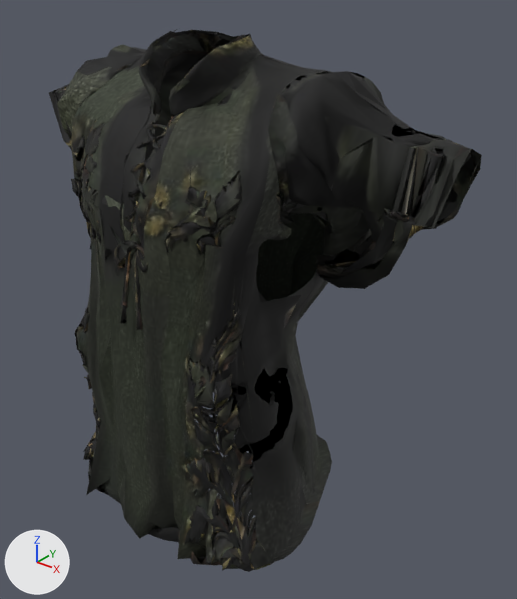
One commit to the glTF model game/assets/3ditems/medieval_tunic_game.glb: the scene before it, then after it.
The view is the same before and after, from a 50 mm lens placed at (0.404, -0.429, 0.932), pointed at (0.037, 0.03, 0.647). Every picture has the same lights, and +X, +Y and +Z are marked at lower left. The picture after the commit comes second. Vertices at exactly the same position are counted once.

The scene before the commit, as lines of its bpy script (objects in view):
```python
me_meshes_0__002 = bpy.data.meshes.new('meshes[0].002')
me_meshes_0__002.from_pydata(...)  # 9420 vertices, 13397 faces; spans x -0.221..0.219, y -0.111..0.116, z 0.428..0.876
me_meshes_0__002.materials.append(mat_tunic_mat)
ob_tunic = bpy.data.objects.new('tunic', me_meshes_0__002)
ob_tunic.location = (0.0, 0.0, 0.0)
```
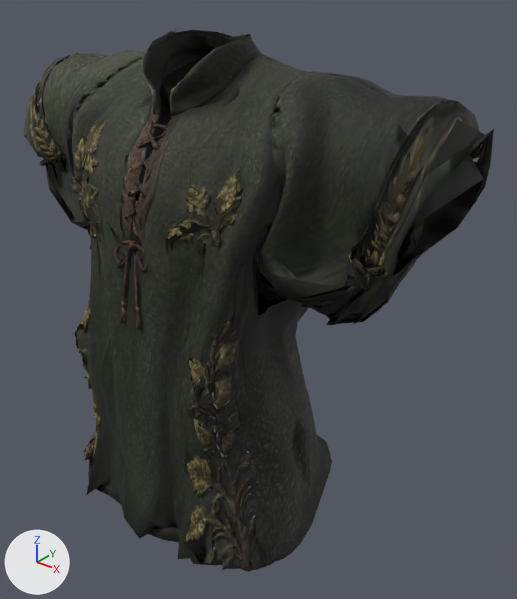
Where the change shows, as pixel boxes (x1, y1, x2, y2) in the pictures (517 x 599 px; the box of a moved part takes in the faces that stretch with it):
```json
{"object": "tunic", "change": "reshaped", "before": [49, 30, 482, 572], "after": [24, 30, 494, 572], "on screen": "9% wider"}
{"part": 1, "of": "me_meshes_0__002", "change": "moved or reshaped", "before": [49, 32, 482, 289], "after": [24, 33, 494, 325]}
{"part": 2, "of": "me_meshes_0__002", "change": "moved or reshaped", "before": [194, 376, 232, 430], "after": [194, 376, 235, 430]}
{"part": 3, "of": "me_meshes_0__002", "change": "surface changed", "before": [49, 31, 482, 571], "after": [24, 31, 494, 571]}
```

The change, as JSON lines over the scene's bpy script:
```json
{"block": "me_meshes_0__002", "where": "# used by ob_tunic; location = (0.0, 0.0, 0.0)"}
{"op": "remove", "block": "me_meshes_0__002", "code": "me_meshes_0__002.from_pydata(...)  # 9420 vertices, 13397 faces; spans x -0.221..0.219, y -0.111..0.116, z 0.428..0.876"}
{"op": "add", "block": "me_meshes_0__002", "code": "me_meshes_0__002.from_pydata(...)  # 9420 vertices, 13397 faces; spans x -0.214..0.216, y -0.111..0.116, z 0.428..0.876"}
{"block": "me_meshes_0__002", "change": "me_meshes_0__002 part 1: 2672 of 9420 vertices moved; they spanned x -0.221..0.219, y -0.086..0.083, z 0.688..0.872 and now span x -0.214..0.216, y -0.084..0.096, z 0.666..0.872; mean shift (-0.002, -0.011, -0.004); largest move (-0.105, 0.022, 0.694) -> (-0.188, -0.027, 0.748)"}
{"block": "me_meshes_0__002", "change": "me_meshes_0__002 part 2: 28 of 9420 vertices moved; they spanned x 0.064..0.089, y -0.084..-0.063, z 0.59..0.623 and now span x 0.064..0.09, y -0.087..-0.064, z 0.59..0.627; mean shift (0.002, -0.002, 0.0); largest move (0.089, -0.066, 0.612) -> (0.084, -0.081, 0.604)"}
{"block": "me_meshes_0__002", "change": "me_meshes_0__002 part 3: 12723 kept faces spanning x -0.214..0.216, y -0.103..0.116, z 0.431..0.876 get new texture (UV) coordinates"}
{"block": "me_meshes_0__002", "change": "other edits to the shape of me_meshes_0__002 do not show in these pictures"}
```
